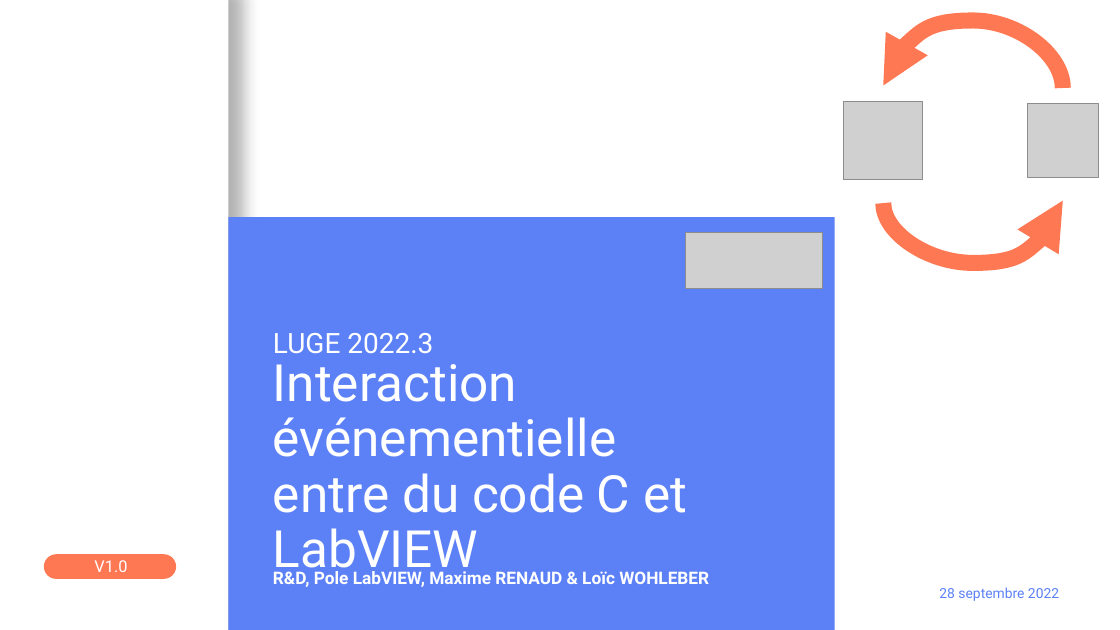
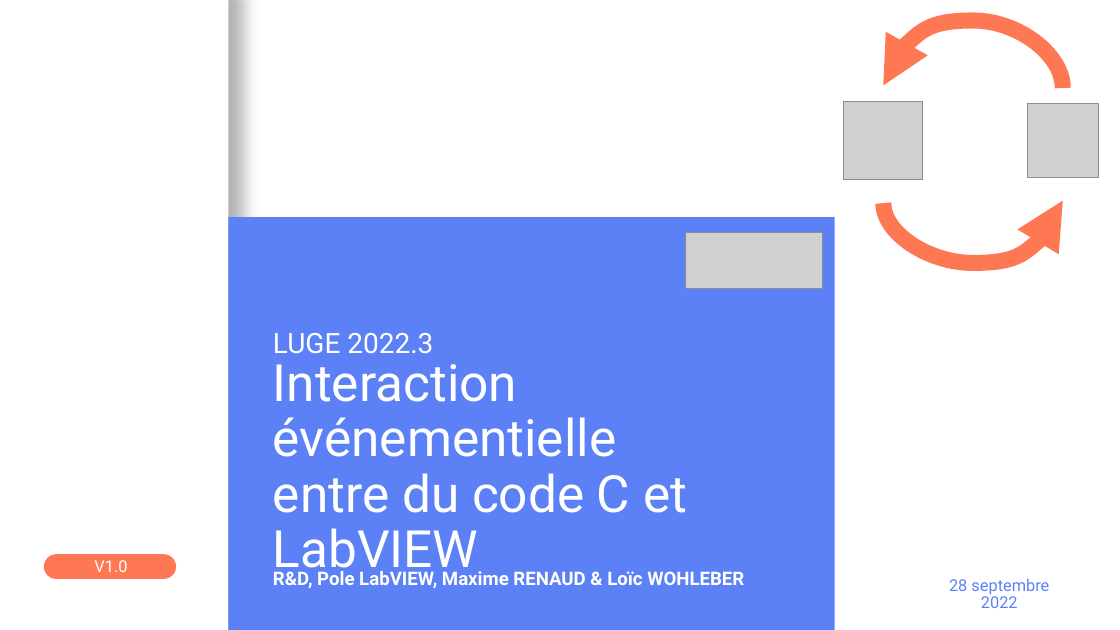
Before and after one commit to Loysse/PostLVUserEvent_Demo, a slide deck: slide 1 of Interaction événementielle entre du code C et LabVIEW.pptx. Drawn at 1120x630 pixels with LibreOffice and Linux fonts; fonts in the diff are those of the drawing; grey boxes stand for pictures; background and template pictures are left out. Boxes give left, top, right and bottom in pixels: in the first picture for what was removed or moved away, otherwise in the second. Text is boxed around its words. In the diff, an @@ line names an element or a change of style, - is before the commit and + after.

```diff
--- a/Interaction événementielle entre du code C et LabVIEW.pptx
+++ b/Interaction événementielle entre du code C et LabVIEW.pptx
@@ text "R&D, Pole LabVIEW, Maxime RENAUD ..." at [273,571,744,588]: size 14.8 to 16 pt @@
@@ text "28 septembre 2022" at [949,579,1049,608]: size 11.9 to 14 pt; line spacing 0.8 to 0.9 @@
```
Also in this commit, not shown: 4 other slides changed.
